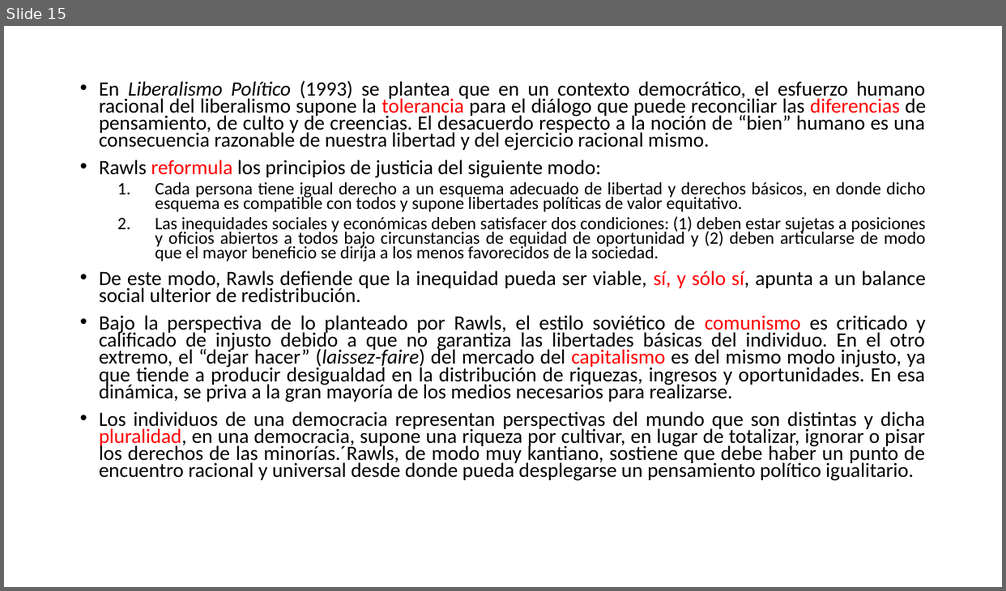
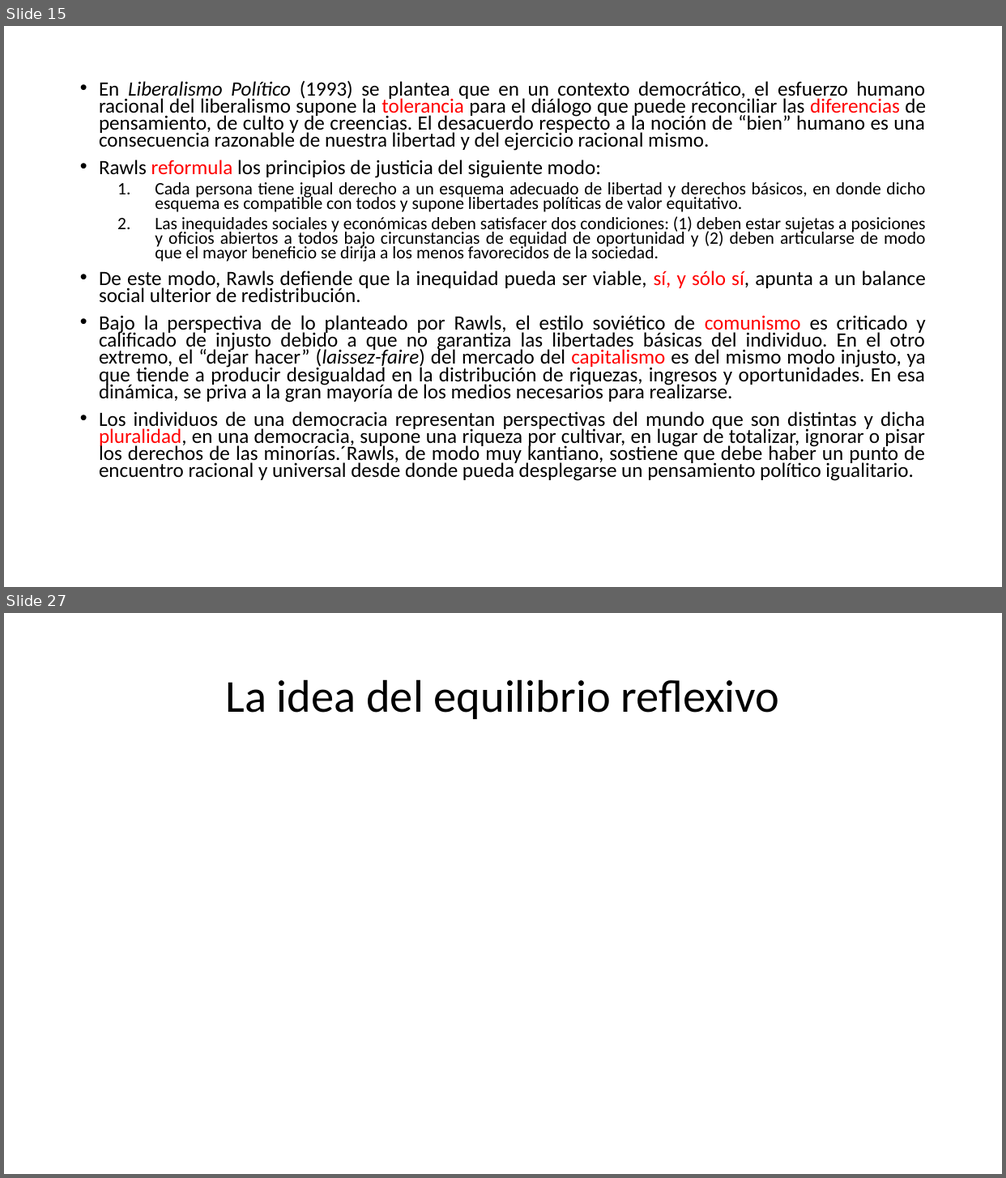
Before and after one commit to zaboltar/zaboltar.github.io, a slide deck: assets uarm/2019 sol-penscri-justfilpol/John Rawls - Justice as Fairness.pptx. Shown one above the other, each under a label of ours: slide 15 before the commit, slides 15 and 27 after it; the slides between them are not shown. The pictures are 1006x591 and 1006x1178 pixels, drawn with LibreOffice and Linux fonts; fonts in the diff are those of the drawing. Boxes give left, top, right and bottom in pixels: in the first picture for what was removed or moved away, otherwise in the second. Text is boxed around its words. In the diff, an @@ line names an element or a change of style, - is before the commit and + after.

```diff
--- a/assets uarm/2019 sol-penscri-justfilpol/John Rawls - Justice as Fairness.pptx
+++ b/assets uarm/2019 sol-penscri-justfilpol/John Rawls - Justice as Fairness.pptx
@@ slide 27 added at bbox=[4, 613, 1002, 1174], background #FFFFFF @@
@@ title added at bbox=[225, 679, 780, 719], 44 pt, text #000000 @@
+La idea del equilibrio reflexivo
```
Also in this commit, not shown: 1 slide changed, 11 other slides added.
